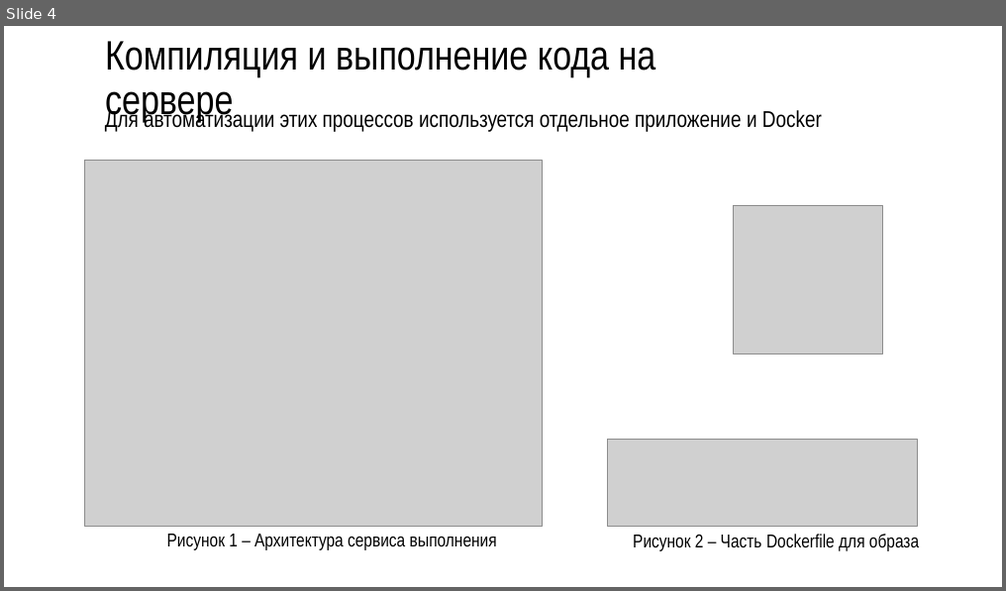
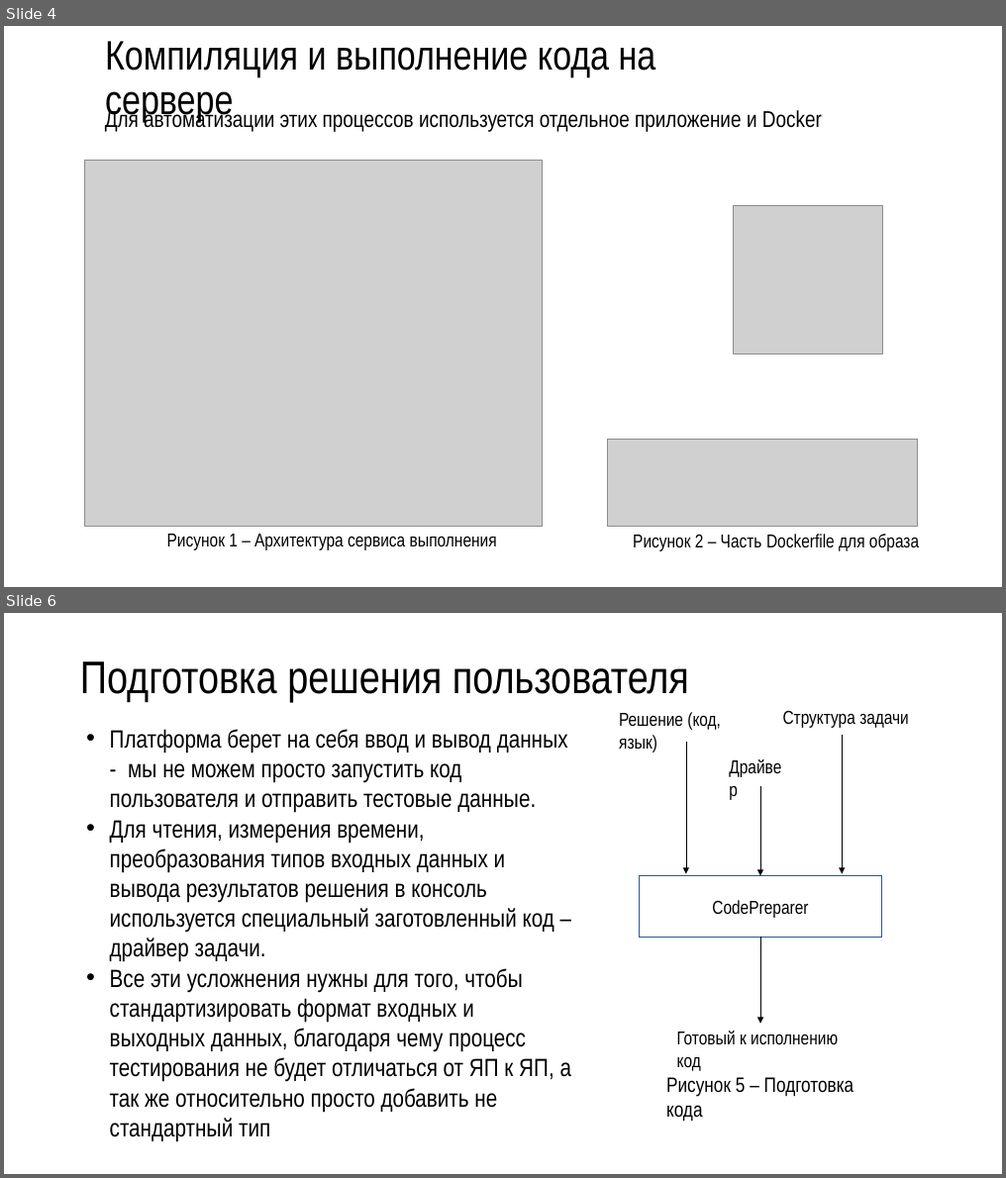
Before and after one commit to R3nnyWeb/codest-open, a slide deck: Презентация Microsoft PowerPoint.pptx. Shown one above the other, each under a label of ours: slide 4 before the commit, slides 4 and 6 after it; the slides between them are not shown. The pictures are 1006x591 and 1006x1178 pixels, drawn with LibreOffice and Linux fonts; fonts in the diff are those of the drawing; grey boxes stand for pictures; background and template pictures are left out. Boxes give left, top, right and bottom in pixels: in the first picture for what was removed or moved away, otherwise in the second. Text is boxed around its words. In the diff, an @@ line names an element or a change of style, - is before the commit and + after.

```diff
--- a/Презентация Microsoft PowerPoint.pptx
+++ b/Презентация Microsoft PowerPoint.pptx
@@ slide 6 added at <box>4,613,1002,1174</box>, background picture (left out) @@
@@ title added at <box>80,662,689,702</box>, 44 pt, text #000000 @@
+Подготовка решения пользователя
@@ text added at <box>110,729,571,1143</box>, 24 pt, text #000000 @@
+• Платформа берет на себя ввод и вывод данных - мы не можем просто запустить код пользователя и отправить тестовые данные.
+• Для чтения, измерения времени, преобразования типов входных данных и вывода результатов решения в консоль используется специальный заготовленный код – драйвер задачи.
+• Все эти усложнения нужны для того, чтобы стандартизировать формат входных и выходных данных, благодаря чему процесс тестирования не будет отличаться от ЯП к ЯП, а так же относительно просто добавить не стандартный тип
@@ text added at <box>619,712,721,753</box>, 18 pt, text #000000 @@
+Решение (код, язык)
@@ text added at <box>783,710,909,728</box>, 18 pt, text #000000 @@
+Структура задачи
@@ arrow added from (686, 742) to (686, 874), #000000 0.5 pt @@
@@ text added at <box>722,752,794,781</box>, 18 pt, text #000000 @@
+Драйвер
@@ arrow added from (842, 735) to (842, 874), #000000 0.5 pt @@
@@ arrow added from (761, 786) to (761, 875), #000000 0.5 pt @@
@@ rectangle added at <box>640,875,881,937</box>, fill #FFFFFF, outline #325491 1 pt, 18 pt, text #000000 @@
+CodePreparer
@@ arrow added from (761, 937) to (761, 1024), #000000 0.5 pt @@
@@ text added at <box>677,1031,838,1071</box>, 18 pt, text #000000 @@
+Готовый к исполнению код
@@ text added at <box>666,1077,854,1122</box>, 20 pt, text #000000 @@
+Рисунок 5 – Подготовка кода
```
Also in this commit, not shown: 1 slide changed, 1 other slide added, 1 other file.
